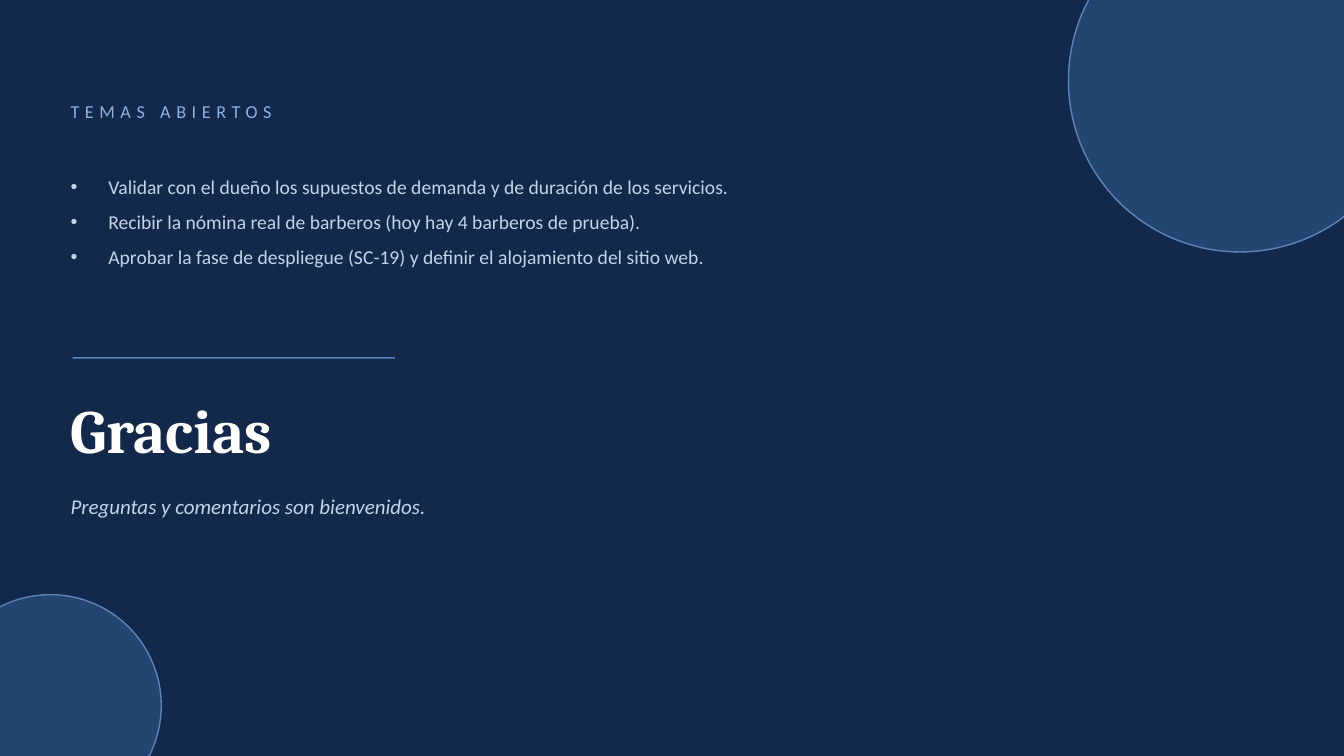
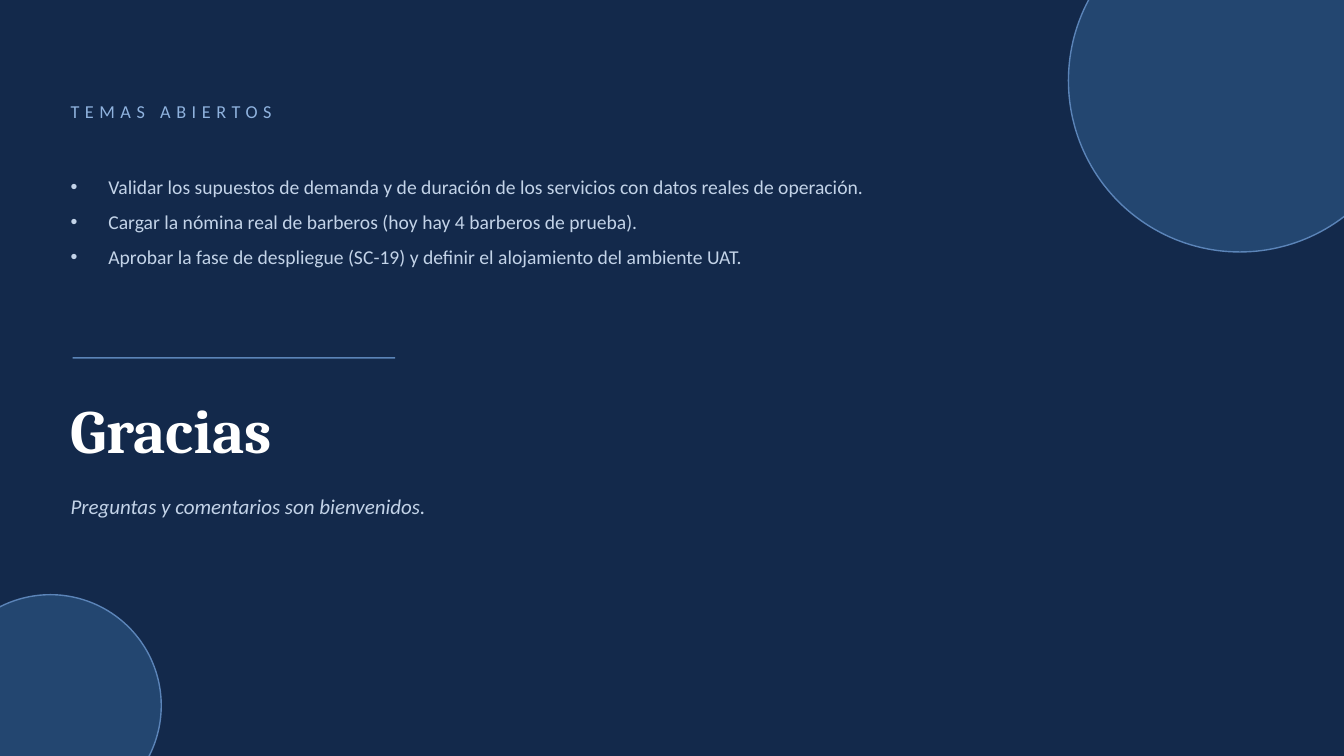
Before and after one commit to Yerko-Rosales/Proyecto_Barberia, a slide deck: slide 16 of Fase 2/Seguimiento semanal/Seguimiento_Roadmap_Proyecto_Barberia_22-10.pptx (slide 13 before the commit). Drawn at 1344x756 pixels with LibreOffice and Linux fonts; fonts in the diff are those of the drawing. Boxes give left, top, right and bottom in pixels: in the first picture for what was removed or moved away, otherwise in the second. Text is boxed around its words. In the diff, an @@ line names an element or a change of style, - is before the commit and + after.

```diff
--- a/Fase 2/Seguimiento semanal/Seguimiento_Roadmap_Proyecto_Barberia_22-10.pptx
+++ b/Fase 2/Seguimiento semanal/Seguimiento_Roadmap_Proyecto_Barberia_22-10.pptx
@@ text at box(108, 180, 863, 268): text changed @@
-• Validar con el dueño los supuestos de demanda y de duración de los servicios.
-• Recibir la nómina real de barberos (hoy hay 4 barberos de prueba).
-• Aprobar la fase de despliegue (SC-19) y definir el alojamiento del sitio web.
+• Validar los supuestos de demanda y de duración de los servicios con datos reales de operación.
+• Cargar la nómina real de barberos (hoy hay 4 barberos de prueba).
+• Aprobar la fase de despliegue (SC-19) y definir el alojamiento del ambiente UAT.
```
Also in this commit, not shown: 8 other slides changed, 3 slides added, 1 other file.
